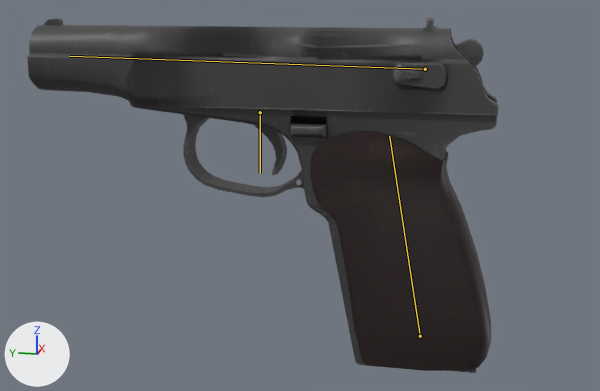
Renders of the Blender file assets/game/models/wepons/pistol/pistol.blend from each side of a commit.
Before and after are seen from a 50 mm lens placed at (-0.291, -0.026, 0.069), pointed at (-0.002, 0.032, -0.003). Lighting does not change. The marker at lower left points along +X, +Y and +Z. The picture after the commit comes second. Both versions are drawn at frame 3 of the action 'fire'; the numbers are the values there. The bones that change, and the others that lie on the model, are drawn over the model as lines.

Objects in the first picture: 'Body', 'Hammer', 'Safety', 'Slide', 'Trigger' and 1 more.
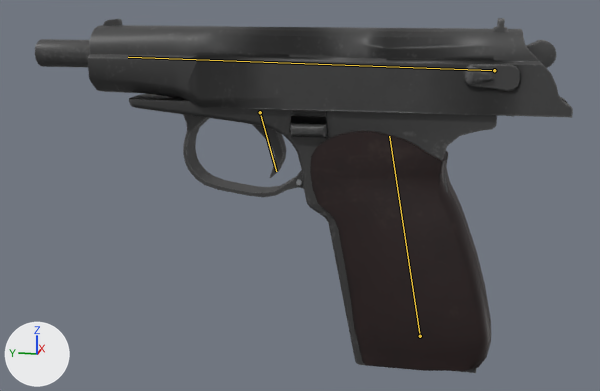
Where the change shows, as pixel boxes (x1, y1, x2, y2) in the pictures (600 x 391 px):
```json
{"object": "Slide", "change": "posed", "before": [27, 18, 499, 115], "after": [88, 18, 573, 118]}
{"object": "Safety", "change": "posed", "before": [392, 63, 447, 90], "after": [463, 64, 520, 91]}
{"object": "Hammer", "change": "posed", "before": [454, 39, 484, 67], "after": [512, 40, 556, 117]}
{"object": "Trigger", "change": "posed", "before": [254, 125, 287, 175], "after": [252, 124, 287, 178]}
{"object": "Barrel", "change": "unchanged, uncovered by the edit", "after": [35, 39, 90, 67]}
{"bone": "Slide", "before": "(425, 69) to (69, 56)", "after": "(494, 70) to (128, 57)"}
{"bone": "Trigger", "before": "(260, 112) to (260, 173)", "after": "(260, 112) to (276, 171)"}
```

The change, as JSON lines over the scene's bpy script:
```json
{"block": "bone_slide", "where": "bone_slide = bpy.data.objects['Armature'].pose.bones['Slide']  # child of 'Root'"}
{"op": "set", "path": "bone_slide.location", "old": "(0.0, 0.0, 0.0)", "new": "(0.0, -0.0232, 0.0004)"}
{"block": "bone_trigger", "where": "bone_trigger = bpy.data.objects['Armature'].pose.bones['Trigger']  # child of 'Root'"}
{"op": "set", "path": "bone_trigger.rotation_quaternion", "old": "(1.0, 0.0, 0.0, 0.0)", "new": "(0.981, 0.0, 0.0, 0.138)", "note": "degrees (0, 0, 0) -> degrees (0, 0, 16)"}
```
